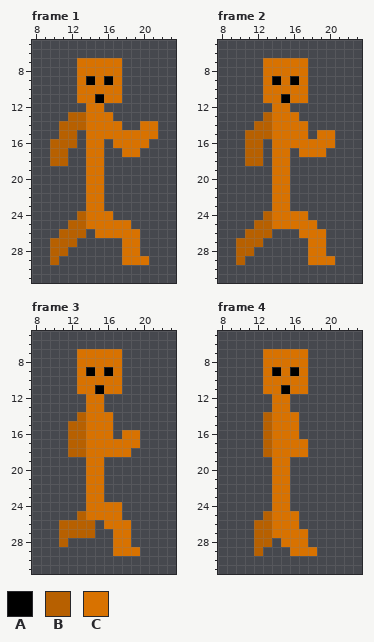
Two states of a animated GIF sprite, public/assets/Orangeman.gif. The picture above is the old version.
The file is 32x32 pixels, 16 frames. Shown: frame 1: x 8..23, y 5..31; frame 2: x 8..23, y 5..31; frame 3: x 8..23, y 5..31; frame 4: x 8..23, y 5..31. The commit also changed other frames, which this record leaves out.
Palette (. is transparent): A #000000  B #b76000  C #d87200
Pixels before, frame 1, first column x 10:
 7 ...CCCCC....
 8 ...CCCCC....
 9 ...CACAC....
10 ...CCCCC....
11 ...CCACC....
12 ....CC......
13 ..BBCCC.....
14 .BBBCCCC..CC
15 .BB.CCCCCCCC
16 BBB.CC.CCCC.
17 BB..CC..CC..
18 BB..CC......
19 ....CC......
20 ....CC......
21 ....CC......
22 ....CC......
23 ....CC......
24 ...BCCC.....
25 ..BBCCCCC...
26 .BBB.CCCCC..
27 BBB.....CC..
28 BB......CC..
29 B.......CCC.
Pixels before, frame 2, first column x 10:
 7 ...CCCCC...
 8 ...CCCCC...
 9 ...CACAC...
10 ...CCCCC...
11 ...CCACC...
12 ....CC.....
13 ...BCCC....
14 ..BBCCCC...
15 .BBBCCCC.CC
16 .BB.CCCCCCC
17 .BB.CC.CCC.
18 .BB.CC.....
19 ....CC.....
20 ....CC.....
21 ....CC.....
22 ....CC.....
23 ....CC.....
24 ...BCCCC...
25 ..BBCCCCC..
26 .BBB...CCC.
27 BBB.....CC.
28 BB......CC.
29 B.......CCC
Pixels before, frame 3, first column x 11:
 7 ..CCCCC..
 8 ..CCCCC..
 9 ..CACAC..
10 ..CCCCC..
11 ..CCACC..
12 ...CC....
13 ...CC....
14 ..BCCC...
15 .BBCCC...
16 .BBCCC.CC
17 .BBCCCCCC
18 .BBCCCCC.
19 ...CC....
20 ...CC....
21 ...CC....
22 ...CC....
23 ...CC....
24 ...CCCC..
25 ..BCCCC..
26 BBBB.CCC.
27 BBBB..CC.
28 B.....CC.
29 ......CCC
Pixels before, frame 4, first column x 12:
 7 .CCCCC.
 8 .CCCCC.
 9 .CACAC.
10 .CCCCC.
11 .CCACC.
12 ..CC...
13 ..CC...
14 .BCCC..
15 .BCCC..
16 .BCCC..
17 .BCCCC.
18 .BCCCC.
19 ..CC...
20 ..CC...
21 ..CC...
22 ..CC...
23 ..CC...
24 ..CC...
25 .BCCC..
26 BBCCC..
27 BBCCCC.
28 BB.CCC.
29 B...CCC
And afterwards:
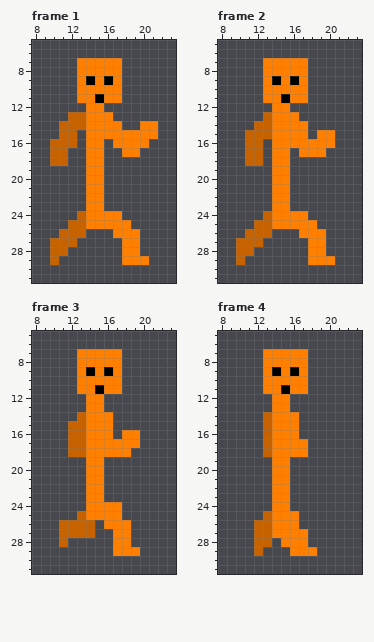
The edit:
colour B: #b76000 -> #c66300
colour C: #d87200 -> #ff7f00
Frame 1:
y 24: x 17 . -> C
y 26: x 15..16 CC -> ..
